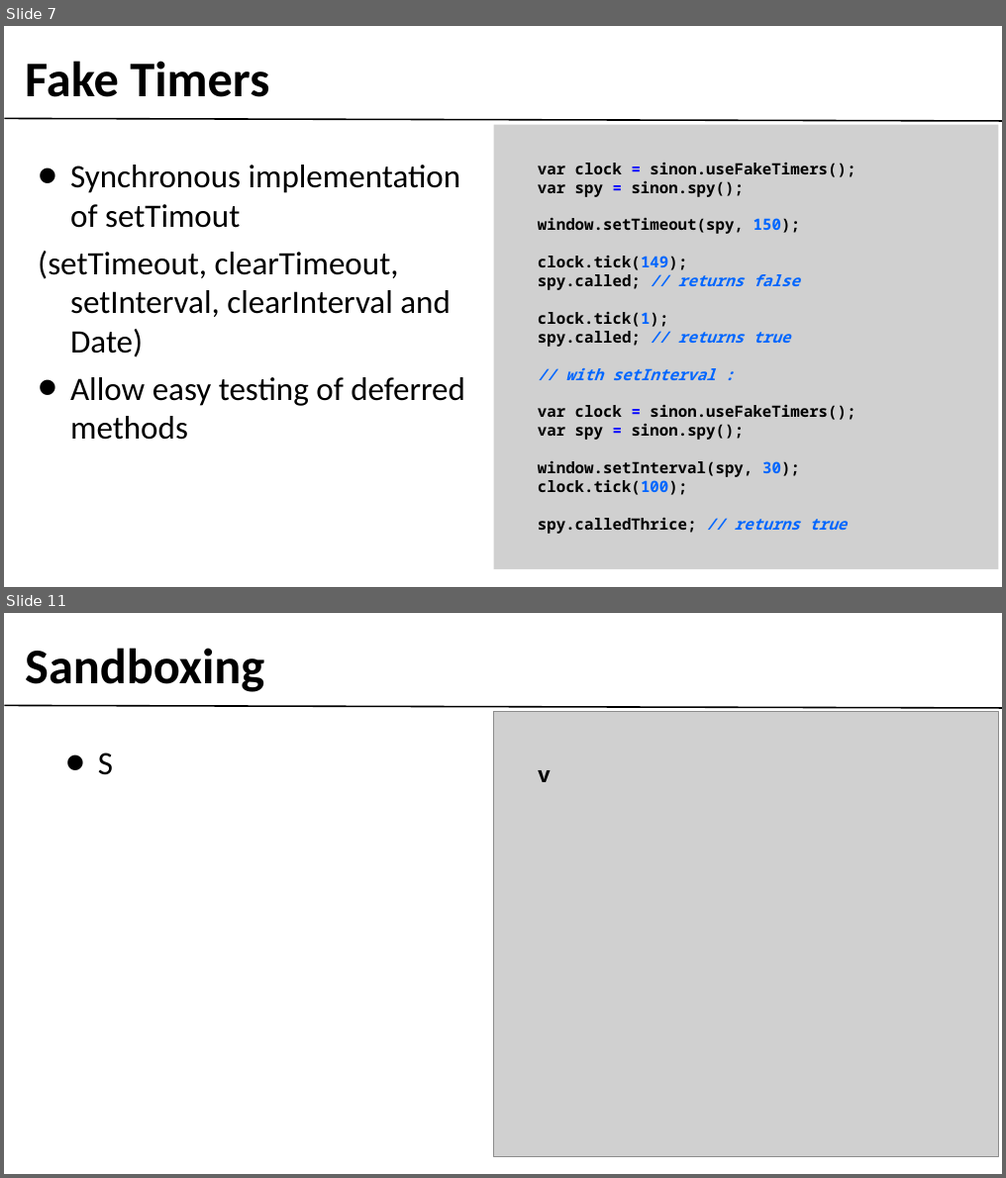
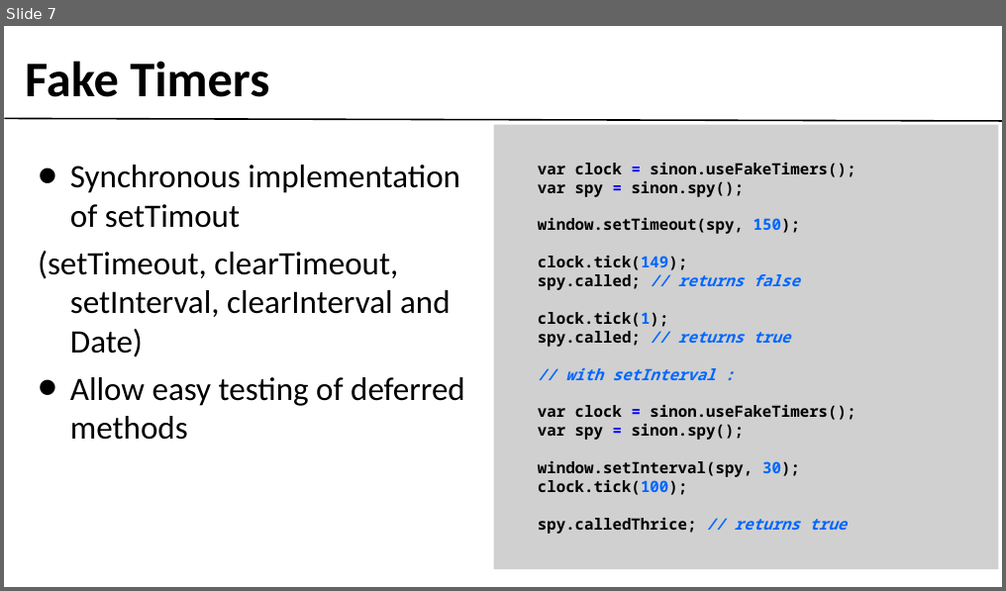
Before and after one commit to gobengo/devoxx-panorama-js-testing, a slide deck: doc/sinonjs_part.ppt. Shown one above the other, each under a label of ours: slides 7 and 11 before the commit, slide 7 after it; the slides between them are not shown. The pictures are 1006x1178 and 1006x591 pixels, drawn with LibreOffice and Linux fonts; fonts in the diff are those of the drawing; grey boxes stand for pictures; background and template pictures are left out. Boxes give left, top, right and bottom in pixels: in the first picture for what was removed or moved away, otherwise in the second. Text is boxed around its words. In the diff, an @@ line names an element or a change of style, - is before the commit and + after.

```diff
--- a/doc/sinonjs_part.ppt
+++ b/doc/sinonjs_part.ppt
@@ slide 11 removed at <box>4,613,1002,1174</box>, background #FFFFFF; not listed: 1 template element that a slide beside it also shows @@
@@ text removed at <box>25,648,264,692</box> @@
-Sandboxing
@@ picture removed at <box>494,712,999,1157</box> @@
@@ text removed at <box>98,753,113,775</box> @@
-• S
@@ text removed at <box>538,770,550,782</box> @@
-v
```
Also in this commit, not shown: 3 slides changed, 4 slides added, 5 other slides removed, 1 other file.
